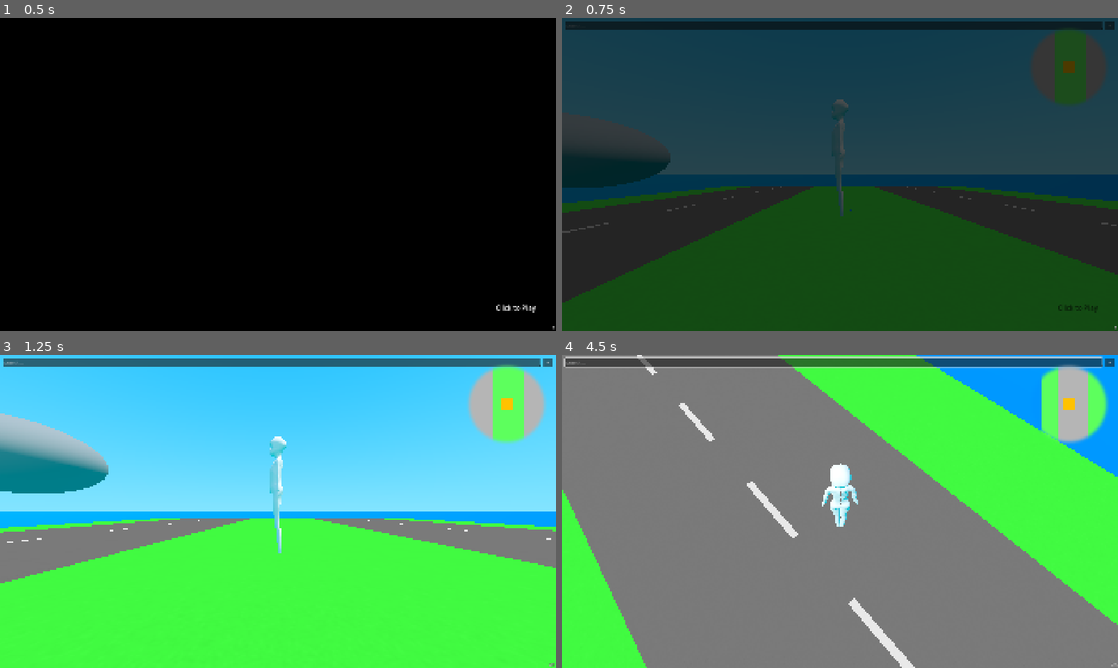
Above: before the commit, frames 1-4 (two rows, left to right).
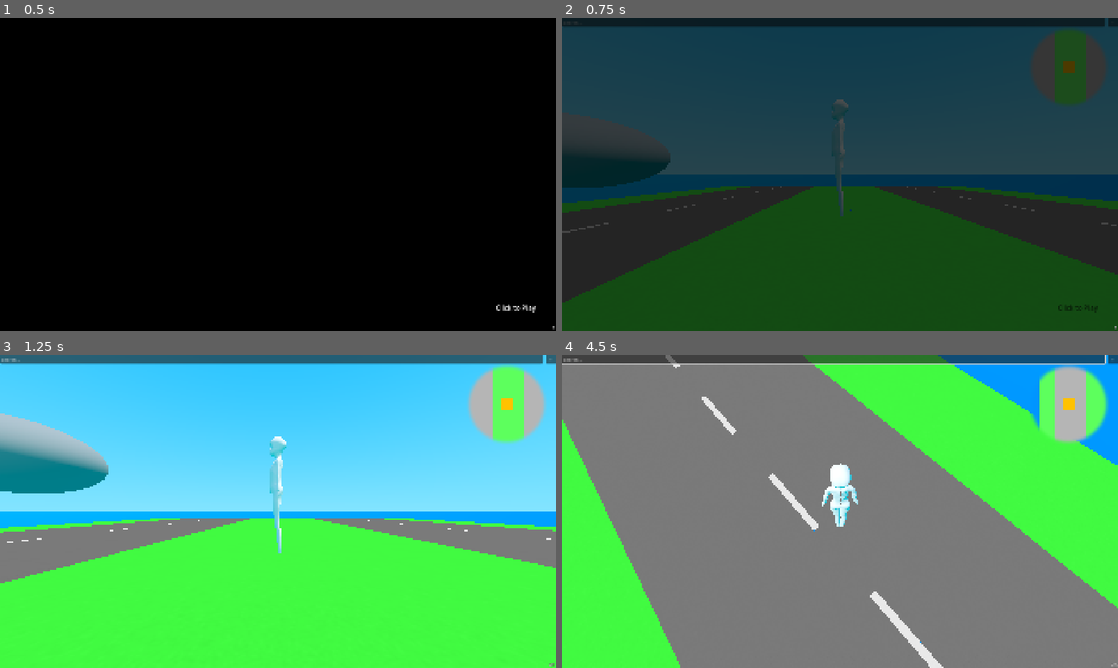
Above: after the commit, the same moments.

Repository: vi-kawaii/animeow
Game: Godot game, scene res://editor/other/dialogs/main.tscn
Same seed, same stepped clock (60 frames per second), same inputs: the game is played once before the commit and once after it. This scene is started directly instead of the project's main scene. Sound files missing from this copy of the repository are replaced by a short silence.
Inputs (mouse positions are in pixels of both pictures, inside the frame that each line leads up to):
- Up to frame 1 (0.5 s): no input
- Up to frame 2 (0.75 s): click "+" at 0.5 s
- Up to frame 3 (1.25 s): no input
- Up to frame 4 (4.5 s): move the mouse to (867, 511) at 1.27 s; hold Right mouse button (aim) 1.28-2.03 s; hold W (move_forward) from 1.28 s (still down); click (867, 511) at 1.42 s; tap Space (jump) at 1.52, 2.27, 3.77 s; move the mouse to (812, 511) at 2.02 s; tap Tab (gun_selector) at 2.1 s; move the mouse to (851, 505) at 2.77 s; tap F (interact) at 2.85 s; move the mouse to (834, 517) at 3.52 s; tap Mouse wheel down (mouse_scroll_down) at 3.6 s; click (834, 517) at 3.67 s; move the mouse to (878, 514) at 4.27 s; tap Mouse wheel up (mouse_scroll_up) at 4.35 s

Frame 1 is identical in both runs. In frame 2, 2.2% of the frame differs, in the area x 0-100%, y 0-4%; in frame 3, 2.3%; in frame 4, 13%, in the area x 0-100%, y 0-100%.
Error in both runs: Invalid access to property or key 'm' on a base object of type 'Nil'. (res://intro.gd:17)

Commit message:
update game-editor layout and add gitignore for project.godot

Diff:
--- a/editor/other/dialogs/main.gd
+++ b/editor/other/dialogs/main.gd
@@ -1,4 +1,4 @@
-extends MarginContainer
+extends Control
 
 func activate():
 	%message.grab_focus()
--- a/editor/other/dialogs/main.tscn
+++ b/editor/other/dialogs/main.tscn
@@ -1,36 +1,37 @@
 [gd_scene format=3 uid="uid://bruqkeby00shm"]
 
-[ext_resource type="Script" uid="uid://bqt1pku7uenal" path="res://editor/other/server/main.gd" id="1_ld1jp"]
+[ext_resource type="Script" uid="uid://1bj0csvojum0" path="res://editor/other/dialogs/main.gd" id="1_nrgp4"]
 
-[node name="MarginContainer" type="MarginContainer" unique_id=1379503954]
+[node name="Control" type="Control" unique_id=2071249298]
+layout_mode = 3
+anchors_preset = 15
 anchor_right = 1.0
 anchor_bottom = 1.0
 grow_horizontal = 2
 grow_vertical = 2
-theme_override_constants/margin_left = 10
-theme_override_constants/margin_top = 10
-script = ExtResource("1_ld1jp")
+script = ExtResource("1_nrgp4")
 
 [node name="endpoints_container" type="VBoxContainer" parent="." unique_id=1022210731]
+layout_mode = 1
+anchors_preset = 15
+anchor_right = 1.0
+anchor_bottom = 1.0
+grow_horizontal = 2
+grow_vertical = 2
+theme_override_constants/separation = 10
+
+[node name="HBoxContainer" type="HBoxContainer" parent="endpoints_container" unique_id=348392238]
 layout_mode = 2
 theme_override_constants/separation = 10
 
-[node name="MarginContainer" type="MarginContainer" parent="endpoints_container" unique_id=883488891]
-layout_mode = 2
-theme_override_constants/margin_right = 10
-
-[node name="HBoxContainer" type="HBoxContainer" parent="endpoints_container/MarginContainer" unique_id=348392238]
-layout_mode = 2
-theme_override_constants/separation = 10
-
-[node name="search" type="LineEdit" parent="endpoints_container/MarginContainer/HBoxContainer" unique_id=530148075]
+[node name="search" type="LineEdit" parent="endpoints_container/HBoxContainer" unique_id=530148075]
 unique_name_in_owner = true
 layout_mode = 2
 size_flags_horizontal = 3
 placeholder_text = "search..."
 keep_editing_on_text_submit = true
 
-[node name="create_new_dialog_line" type="Button" parent="endpoints_container/MarginContainer/HBoxContainer" unique_id=628114830]
+[node name="create_new_dialog_line" type="Button" parent="endpoints_container/HBoxContainer" unique_id=628114830]
 unique_name_in_owner = true
 custom_minimum_size = Vector2(34, 0)
 layout_mode = 2
--- a/editor/other/git/git.gd
+++ b/editor/other/git/git.gd
@@ -1,4 +1,4 @@
-extends MarginContainer
+extends Control
 
 func activate():
 	%message.grab_focus()
--- a/editor/other/git/main.tscn
+++ b/editor/other/git/main.tscn
@@ -2,22 +2,19 @@
 
 [ext_resource type="Script" uid="uid://ckqdboa1gs8lh" path="res://editor/other/git/git.gd" id="1_1xxwg"]
 
-[node name="MarginContainer" type="MarginContainer" unique_id=844835715]
-anchors_preset = 15
-anchor_right = 1.0
-anchor_bottom = 1.0
-offset_top = -1.5
-offset_bottom = 18.5
-grow_horizontal = 2
-grow_vertical = 2
-theme_override_constants/margin_left = 10
-theme_override_constants/margin_top = 10
-theme_override_constants/margin_right = 10
-theme_override_constants/margin_bottom = 10
+[node name="Control" type="Control" unique_id=538857207]
+layout_mode = 3
+anchors_preset = 0
+offset_left = 10.0
+offset_top = 10.0
+offset_right = 1910.0
+offset_bottom = 1090.0
 script = ExtResource("1_1xxwg")
 
 [node name="endpoints_container" type="VBoxContainer" parent="." unique_id=1347259626]
-layout_mode = 2
+layout_mode = 0
+offset_right = 1900.0
+offset_bottom = 1080.0
 theme_override_constants/separation = 10
 
 [node name="HBoxContainer" type="HBoxContainer" parent="endpoints_container" unique_id=661250002]
--- a/editor/other/grass/main.tscn
+++ b/editor/other/grass/main.tscn
@@ -5,5 +5,5 @@
 [node name="button" type="Button" unique_id=1267276377]
 offset_right = 8.0
 offset_bottom = 8.0
-text = "grass_gen"
+text = "Generate grass"
 script = ExtResource("1_wwlw5")
--- a/editor/other/launcher/main.tscn
+++ b/editor/other/launcher/main.tscn
@@ -1,18 +1,20 @@
 [gd_scene format=3 uid="uid://ohtgugjobvlf"]
 
-[node name="MarginContainer" type="MarginContainer" unique_id=844835715]
+[node name="Control" type="Control" unique_id=865503878]
+layout_mode = 3
 anchors_preset = 15
 anchor_right = 1.0
 anchor_bottom = 1.0
 grow_horizontal = 2
 grow_vertical = 2
-theme_override_constants/margin_left = 10
-theme_override_constants/margin_top = 10
-theme_override_constants/margin_right = 10
-theme_override_constants/margin_bottom = 10
 
 [node name="endpoints_container" type="VBoxContainer" parent="." unique_id=1347259626]
-layout_mode = 2
+layout_mode = 1
+anchors_preset = 15
+anchor_right = 1.0
+anchor_bottom = 1.0
+grow_horizontal = 2
+grow_vertical = 2
 theme_override_constants/separation = 10
 
 [node name="HBoxContainer" type="HBoxContainer" parent="endpoints_container" unique_id=661250002]
--- a/editor/other/server/main.gd
+++ b/editor/other/server/main.gd
@@ -1,4 +1,4 @@
-extends MarginContainer
+extends Control
 
 var server_resource = load("res://editor/other/server/resources/main.tres")
 
--- a/editor/other/server/main.tscn
+++ b/editor/other/server/main.tscn
@@ -2,18 +2,19 @@
 
 [ext_resource type="Script" uid="uid://bqt1pku7uenal" path="res://editor/other/server/main.gd" id="1_r6k0g"]
 
-[node name="MarginContainer" type="MarginContainer" unique_id=1379503954]
-anchors_preset = 15
-anchor_right = 1.0
-anchor_bottom = 1.0
-grow_horizontal = 2
-grow_vertical = 2
-theme_override_constants/margin_left = 10
-theme_override_constants/margin_top = 10
+[node name="Control" type="Control" unique_id=108026926]
+layout_mode = 3
+anchors_preset = 0
+offset_left = 10.0
+offset_top = 10.0
+offset_right = 1920.0
+offset_bottom = 1080.0
 script = ExtResource("1_r6k0g")
 
 [node name="endpoints_container" type="VBoxContainer" parent="." unique_id=1022210731]
-layout_mode = 2
+layout_mode = 0
+offset_right = 1910.0
+offset_bottom = 1070.0
 theme_override_constants/separation = 10
 
 [node name="MarginContainer" type="MarginContainer" parent="endpoints_container" unique_id=883488891]
Not shown, changed: .gitignore
